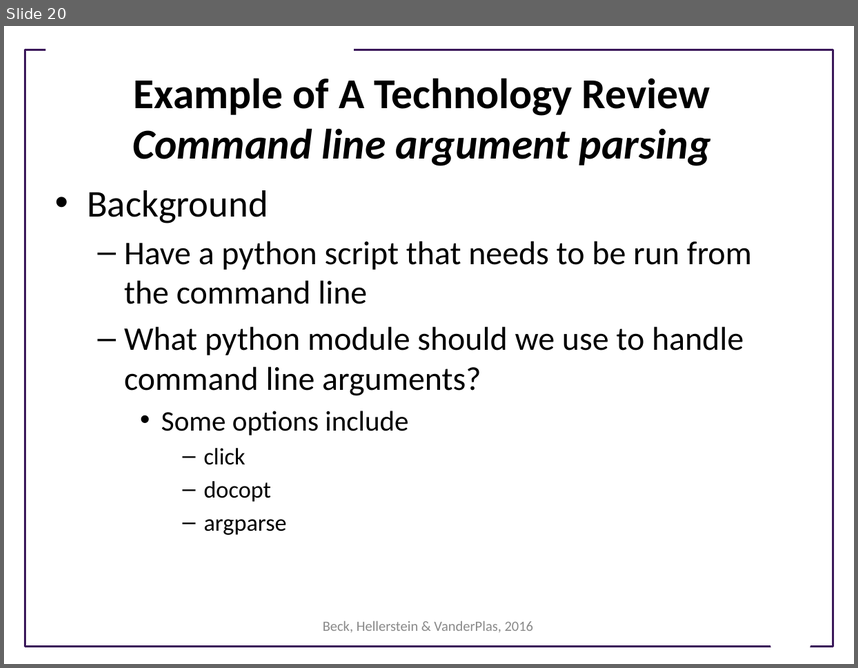
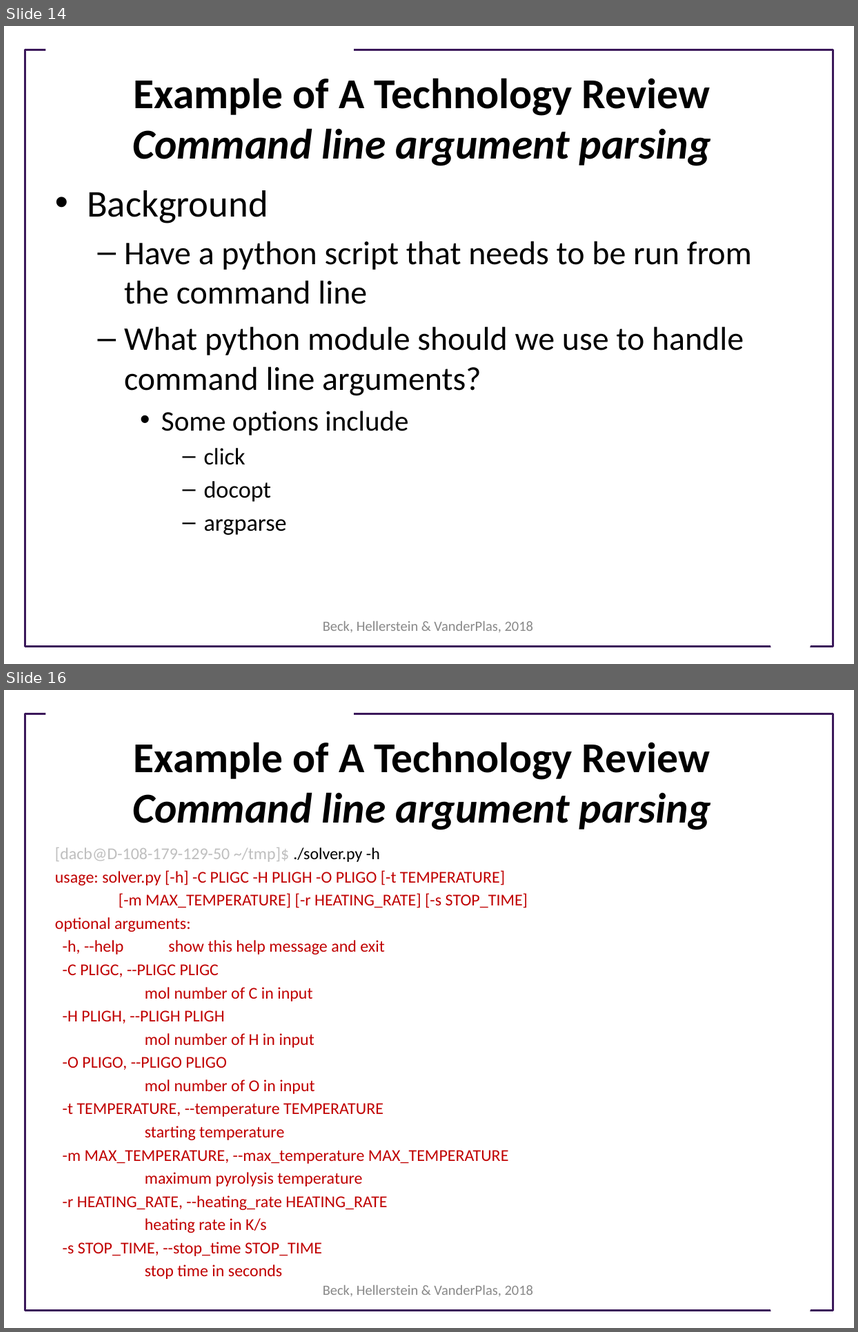
Before and after one commit to UWSEDS/LectureNotes-Spring2018, a slide deck: 03-Working-in-Teams.pptx. Shown one above the other, each under a label of ours: slide 20 before the commit, slides 14 and 16 after it; the slides between them are not shown. The pictures are 858x668 and 858x1332 pixels, drawn with LibreOffice and Linux fonts; fonts in the diff are those of the drawing; background and template pictures are left out. Boxes give left, top, right and bottom in pixels: in the first picture for what was removed or moved away, otherwise in the second. Text is boxed around its words. In the diff, an @@ line names an element or a change of style, - is before the commit and + after.

```diff
--- a/03-Working-in-Teams.pptx
+++ b/03-Working-in-Teams.pptx
@@ slide 16 added at <box>4,690,854,1328</box>, background #FFFFFF; not listed: 3 template elements that a slide beside it also shows @@
@@ title added at <box>132,742,711,830</box>, 36 pt, text #000000, bold @@
+Example of A Technology Review
+Command line argument parsing
@@ text added at <box>55,847,528,1256</box>, 14 pt, text #C00000 @@
+[dacb@D-108-179-129-50 ~/tmp]$ ./solver.py -h
+usage: solver.py [-h] -C PLIGC -H PLIGH -O PLIGO [-t TEMPERATURE]
+[-m MAX_TEMPERATURE] [-r HEATING_RATE] [-s STOP_TIME]
+optional arguments:
+-h, --help show this help message and exit
+-C PLIGC, --PLIGC PLIGC
+mol number of C in input
+-H PLIGH, --PLIGH PLIGH
+mol number of H in input
+-O PLIGO, --PLIGO PLIGO
+mol number of O in input
+-t TEMPERATURE, --temperature TEMPERATURE
+starting temperature
+-m MAX_TEMPERATURE, --max_temperature MAX_TEMPERATURE
+maximum pyrolysis temperature
+-r HEATING_RATE, --heating_rate HEATING_RATE
+heating rate in K/s
+-s STOP_TIME, --stop_time STOP_TIME
+stop time in seconds
@@ text added at <box>323,1285,534,1296</box>, 12 pt, text #898989 @@
+Beck, Hellerstein & VanderPlas, 2018
@@ what was slide 20 is now slide 14 @@
@@ slide 14 changed as well @@
@@ text at <box>323,621,534,632</box>: text changed @@
-Beck, Hellerstein & VanderPlas, 2016
+Beck, Hellerstein & VanderPlas, 2018
```
Also in this commit, not shown: 16 other slides changed, 3 other slides added, 6 slides removed, 1 other file.
